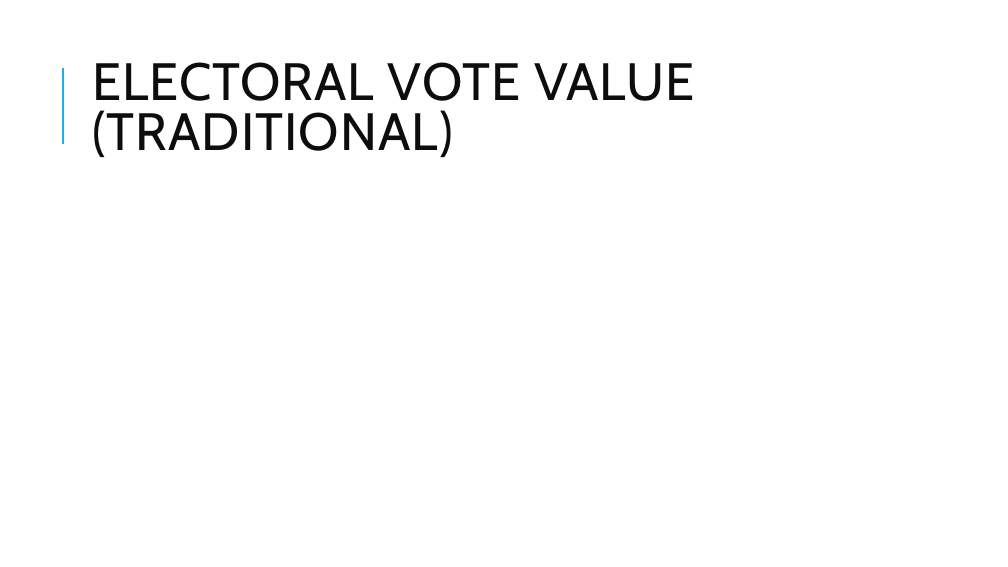
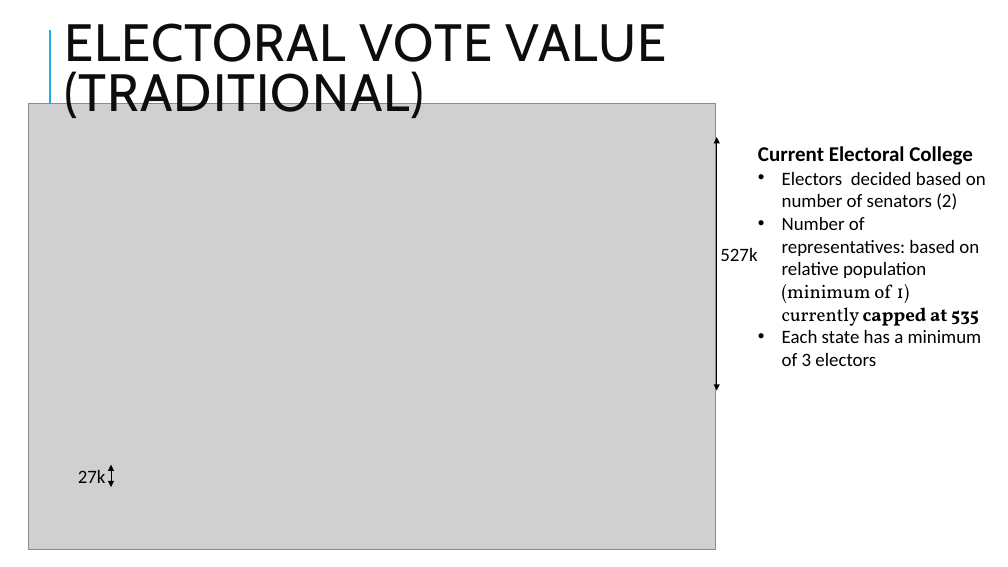
Before and after one commit to ta-data-mexpt/project-dataviz, a slide deck: slide 3 of project-dataviz.pptx (slide 4 before the commit). Drawn at 1008x567 pixels with LibreOffice and Linux fonts; fonts in the diff are those of the drawing; grey boxes stand for pictures. Boxes give left, top, right and bottom in pixels: in the first picture for what was removed or moved away, otherwise in the second. Text is boxed around its words. In the diff, an @@ line names an element or a change of style, - is before the commit and + after.

```diff
--- a/project-dataviz.pptx
+++ b/project-dataviz.pptx
@@ line moved from (63, 144) - (63, 68) to (50, 105) - (50, 29) @@
@@ title "ELECTORAL VOTE VALUE (TRADITIONAL)": place and size @@
-title "ELECTORAL VOTE VALUE (TRADITIONAL)" at (92, 62, 694, 157)
+title "ELECTORAL VOTE VALUE (TRADITIONAL)" at (64, 23, 666, 118)
@@ picture added at (29, 104, 716, 550) @@
@@ double arrow added from (717, 137) to (717, 391), #000000 0.75 pt @@
@@ text added at (758, 146, 986, 343), 18 pt, text #000000 @@
+Current Electoral College
+• Electors decided based on number of senators (2)
+• Number of representatives: based on relative population (minimum of 1) currently capped at 535
+• Each state has a minimum of 3 electors
@@ text added at (720, 248, 757, 261), 18 pt, text #000000 @@
+527k
@@ text added at (78, 470, 106, 483), 18 pt, text #000000 @@
+27k
@@ double arrow added from (111, 465) to (111, 487), #000000 0.75 pt @@
```
Also in this commit, not shown: 3 other slides changed, 1 slide added, 2 other files.
